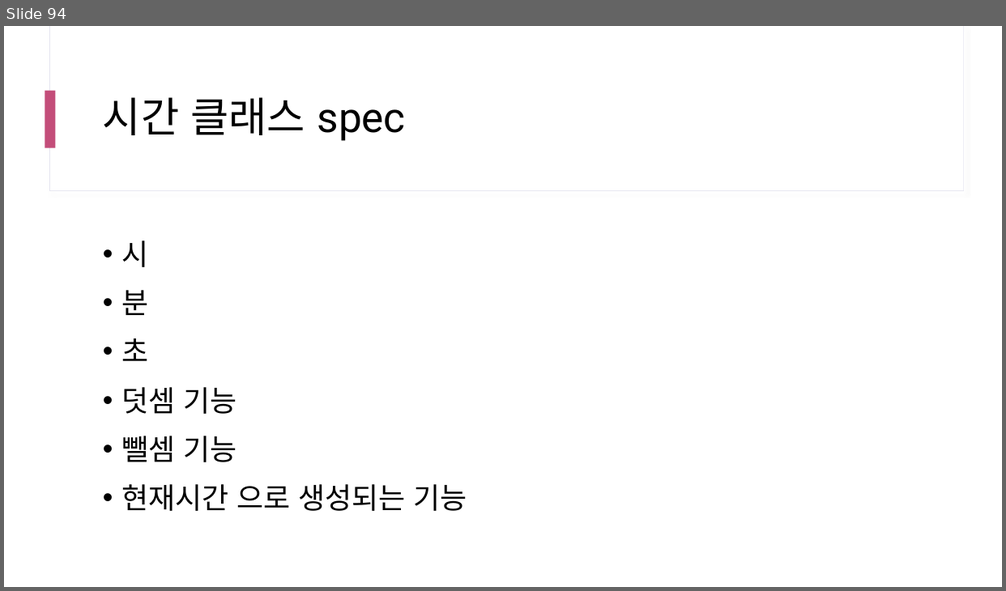
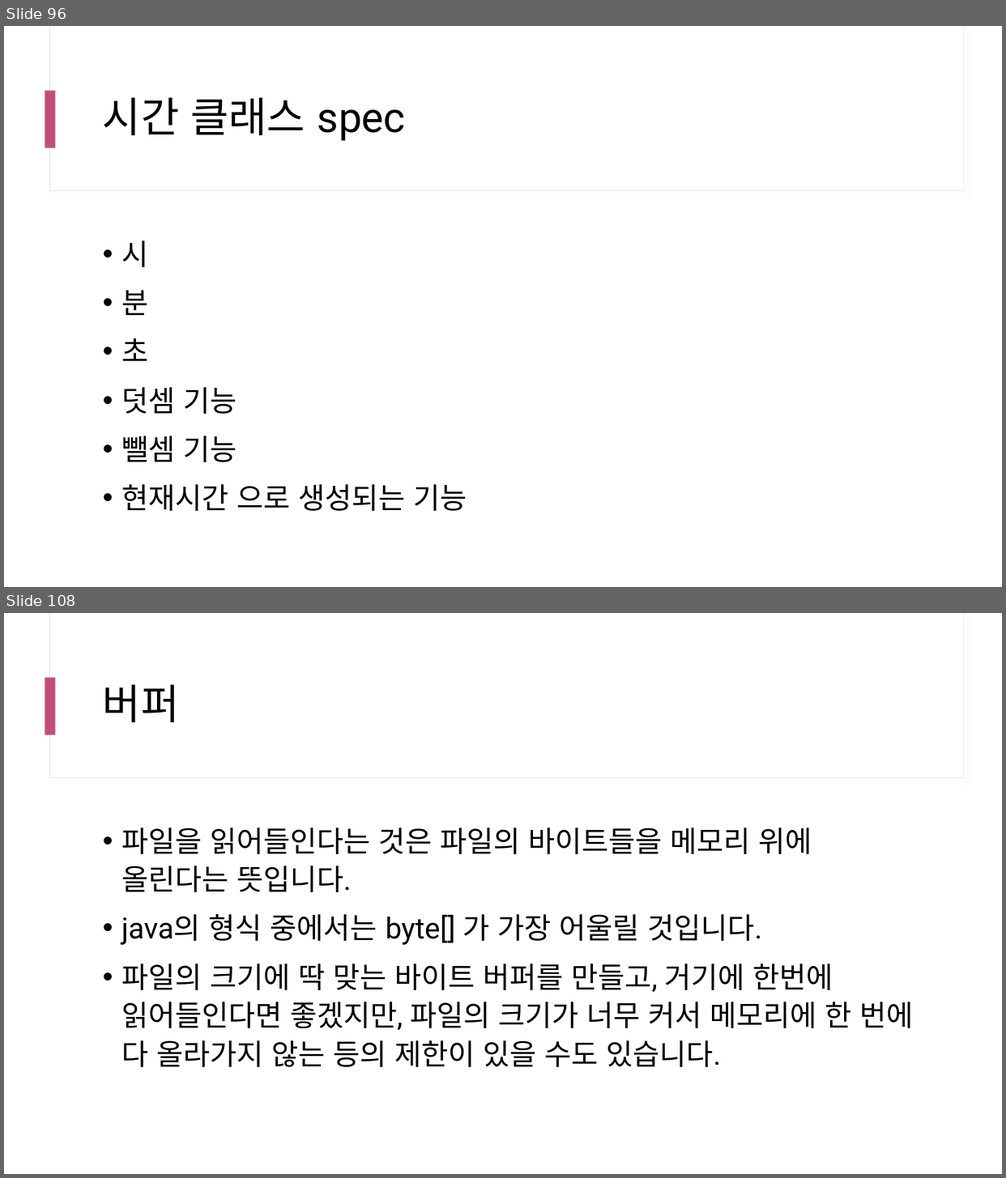
Before and after one commit to yhs0602/SPLIT_lecture_examples, a slide deck: docs/SPLIT 17차 Java.pptx. Shown one above the other, each under a label of ours: slide 94 before the commit, slides 96 and 108 after it; the slides between them are not shown. The pictures are 1006x591 and 1006x1178 pixels, drawn with LibreOffice and Linux fonts; fonts in the diff are those of the drawing. Boxes give left, top, right and bottom in pixels: in the first picture for what was removed or moved away, otherwise in the second. Text is boxed around its words. In the diff, an @@ line names an element or a change of style, - is before the commit and + after.

```diff
--- a/docs/SPLIT 17차 Java.pptx
+++ b/docs/SPLIT 17차 Java.pptx
@@ slide 108 added at (4, 613, 1002, 1174), background #FFFFFF; not listed: 3 template elements that a slide beside it also shows @@
@@ title added at (103, 684, 179, 722), 40 pt, text #000000 @@
+버퍼
@@ text added at (121, 828, 914, 1067), 28 pt, text #000000 @@
+• 파일을 읽어들인다는 것은 파일의 바이트들을 메모리 위에 올린다는 뜻입니다.
+• java의 형식 중에서는 byte[] 가 가장 어울릴 것입니다.
+• 파일의 크기에 딱 맞는 바이트 버퍼를 만들고, 거기에 한번에 읽어들인다면 좋겠지만, 파일의 크기가 너무 커서 메모리에 한 번에 다 올라가지 않는 등의 제한이 있을 수도 있습니다.
@@ what was slide 94 is now slide 96 @@
```
Also in this commit, not shown: 2 slides changed, 13 other slides added.
